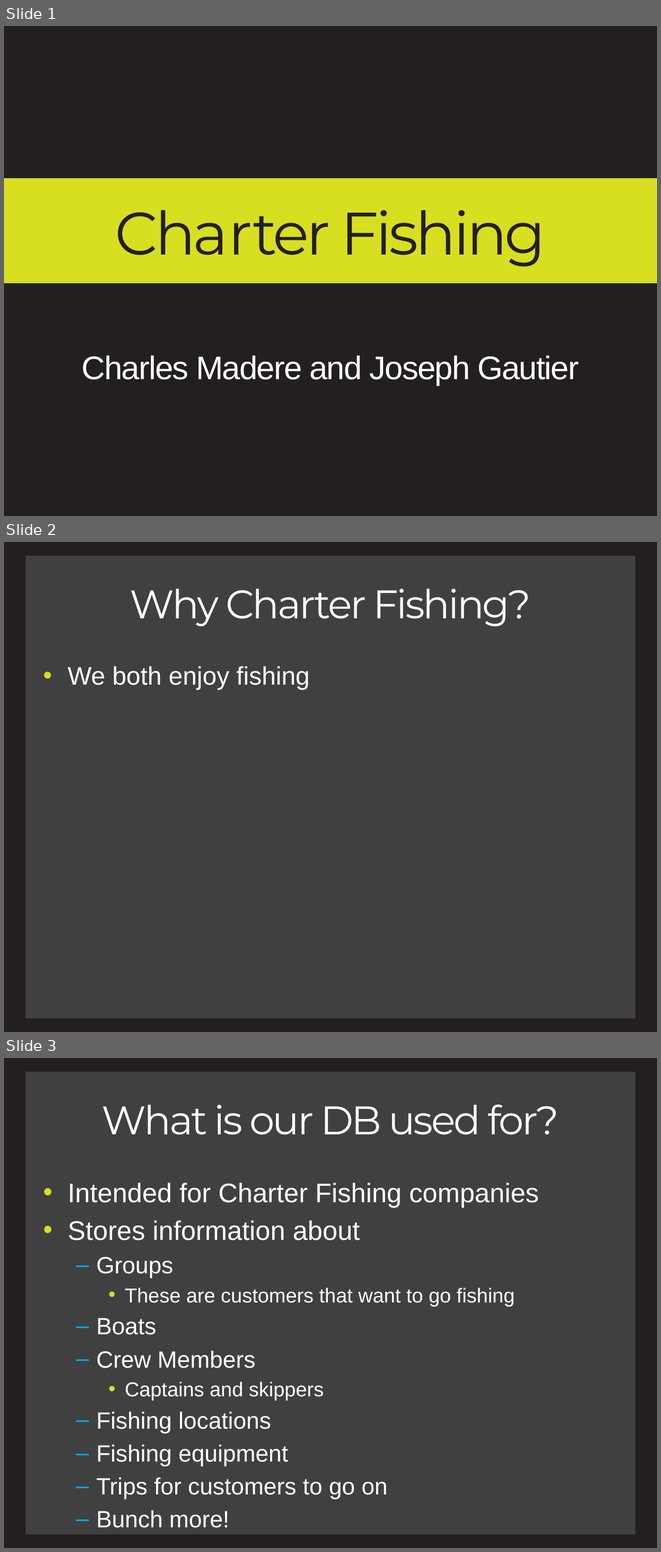
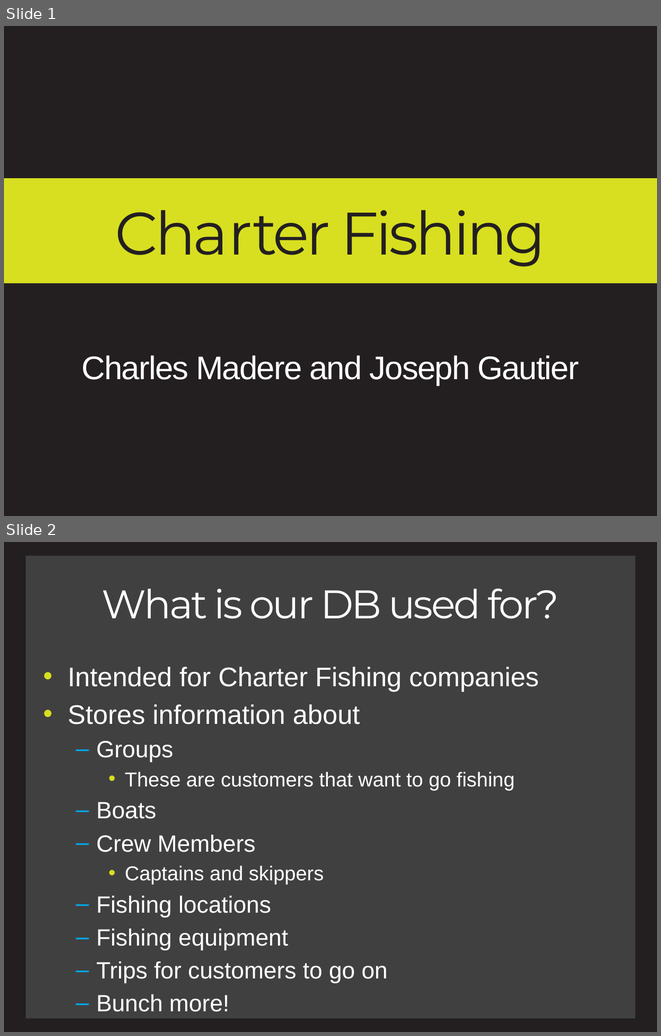
Before and after one commit to charlesmadere/FishnStore, a slide deck: documents/Presentation.pptx. Shown one above the other, each under a label of ours: slides 1, 2 and 3 before the commit, slides 1 and 2 after it. The pictures are 661x1552 and 661x1036 pixels, drawn with LibreOffice and Linux fonts; fonts in the diff are those of the drawing. Boxes give left, top, right and bottom in pixels: in the first picture for what was removed or moved away, otherwise in the second. Text is boxed around its words. In the diff, an @@ line names an element or a change of style, - is before the commit and + after.

```diff
--- a/documents/Presentation.pptx
+++ b/documents/Presentation.pptx
@@ slide 2 removed at bbox=[4, 542, 657, 1032], background #231F20; not listed: 1 template element that a slide beside it also shows @@
@@ title removed at bbox=[130, 589, 531, 626] @@
-Why Charter Fishing?
@@ text removed at bbox=[68, 666, 309, 689] @@
-• We both enjoy fishing
@@ what was slide 3 is now slide 2 @@
```
Also in this commit, not shown: 3 slides changed.
